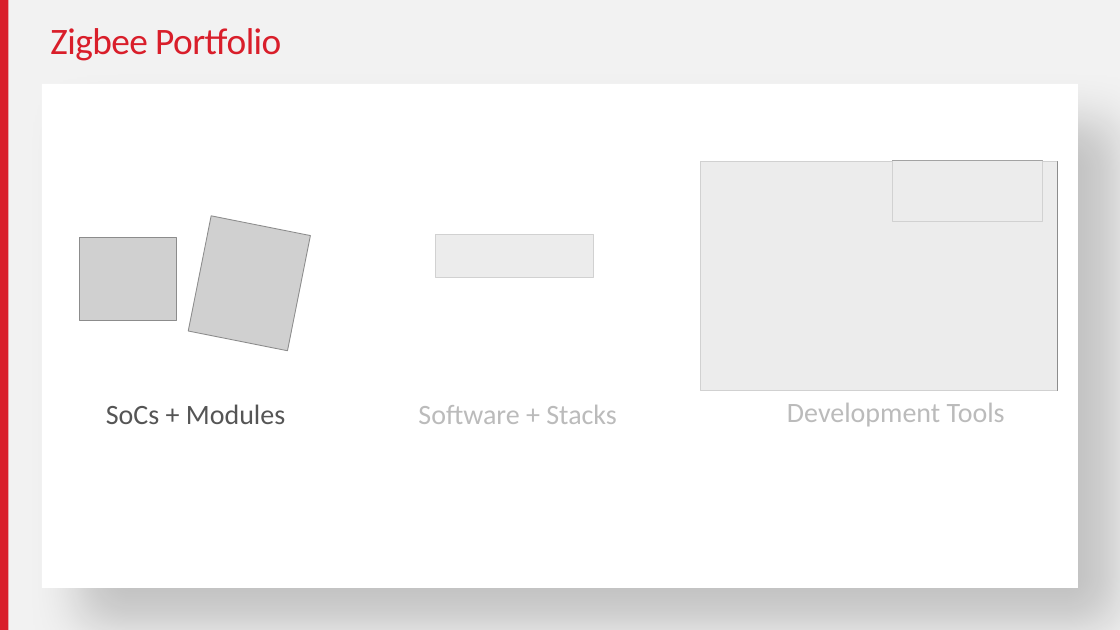
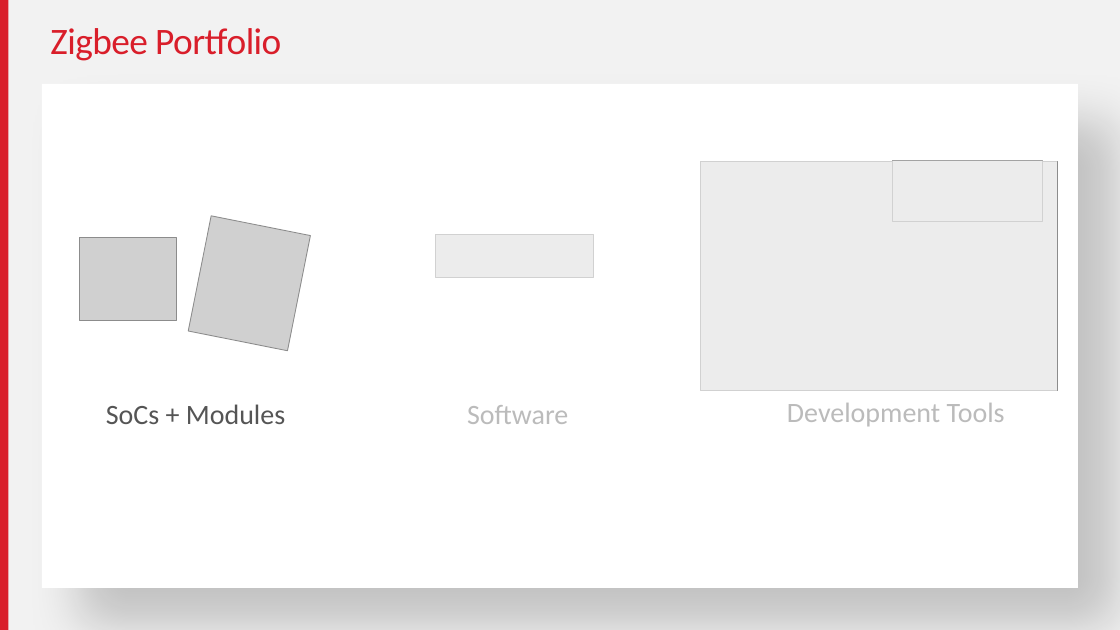
Before and after one commit to MarkDing/IoT-Developer-Boot-Camp-Wiki, a slide deck: slide 3 of files/ZB-2019Q4-ZMGC-Training/source/EmberZnet-and-WSTK.pptx. Drawn at 1120x630 pixels with LibreOffice and Linux fonts; fonts in the diff are those of the drawing; grey boxes stand for pictures. Boxes give left, top, right and bottom in pixels: in the first picture for what was removed or moved away, otherwise in the second. Text is boxed around its words. In the diff, an @@ line names an element or a change of style, - is before the commit and + after.

```diff
--- a/files/ZB-2019Q4-ZMGC-Training/source/EmberZnet-and-WSTK.pptx
+++ b/files/ZB-2019Q4-ZMGC-Training/source/EmberZnet-and-WSTK.pptx
@@ rectangle: place and size @@
-rectangle at bbox=[367, 160, 643, 455]
+rectangle at bbox=[377, 155, 653, 449]
@@ text at bbox=[467, 405, 568, 424]: text changed @@
-Software + Stacks
+Software
```
Also in this commit, not shown: 8 other slides changed, 1 slide added, 1 slide removed, 58 other files.
